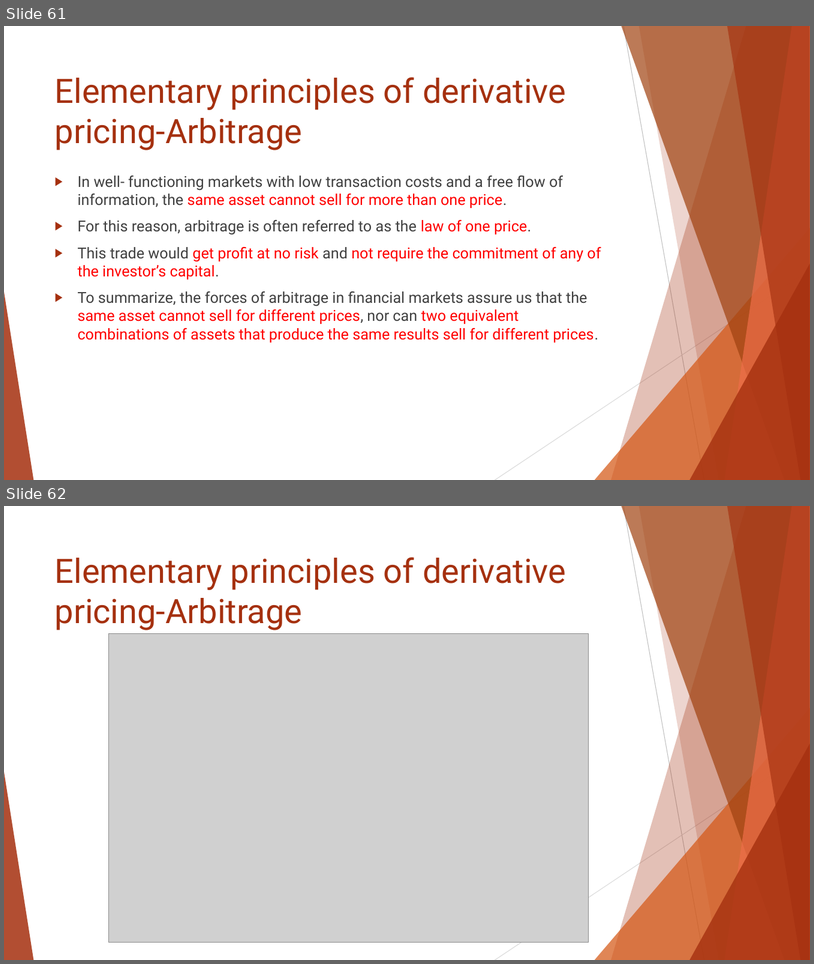
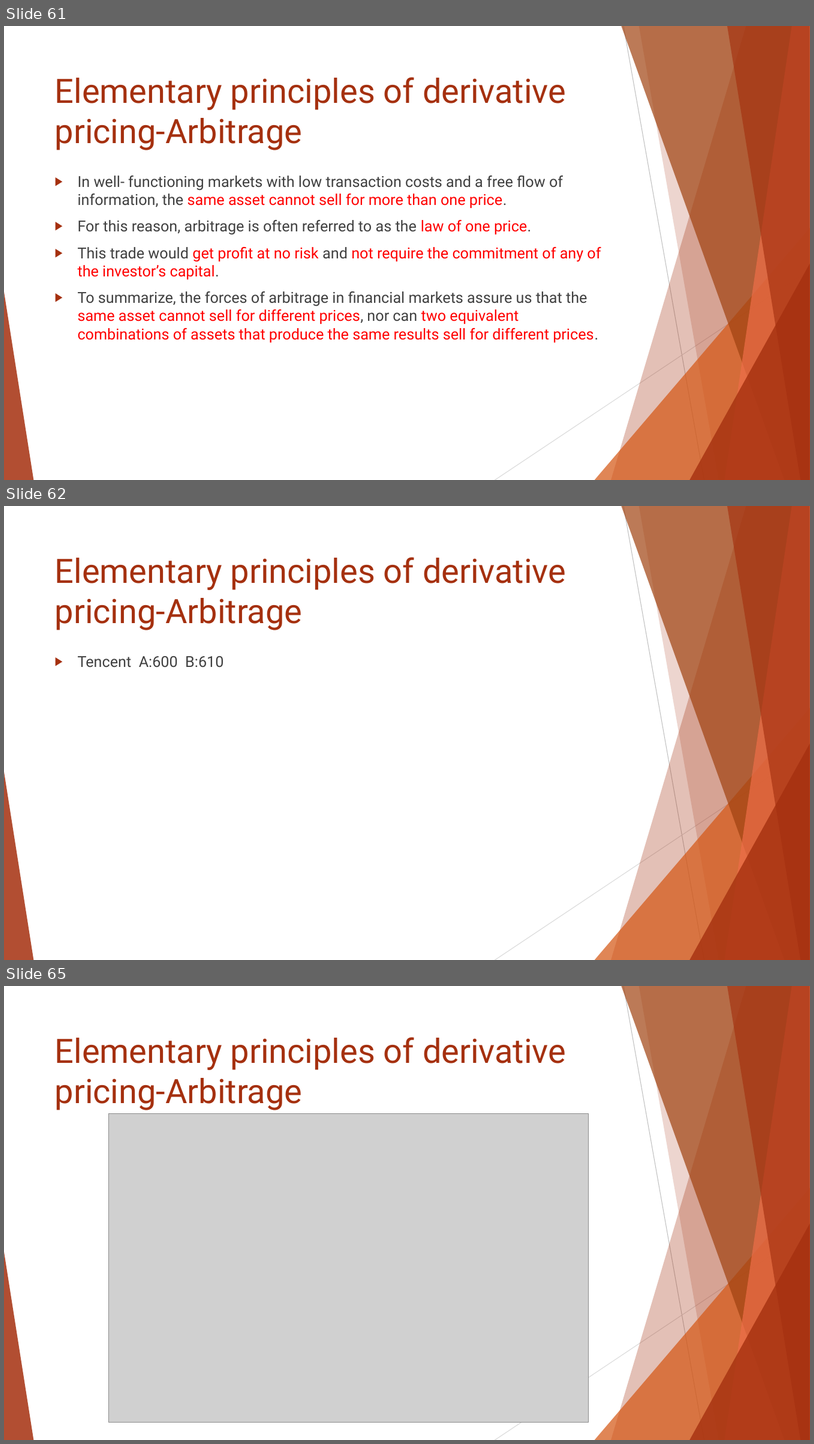
Before and after one commit to Isco0530/data, a slide deck: Reading 45.pptx. Shown one above the other, each under a label of ours: slides 61 and 62 before the commit, slides 61, 62 and 65 after it; the slides between them are not shown. The pictures are 814x964 and 814x1444 pixels, drawn with LibreOffice and Linux fonts; fonts in the diff are those of the drawing; grey boxes stand for pictures. Boxes give left, top, right and bottom in pixels: in the first picture for what was removed or moved away, otherwise in the second. Text is boxed around its words. In the diff, an @@ line names an element or a change of style, - is before the commit and + after.

```diff
--- a/Reading 45.pptx
+++ b/Reading 45.pptx
@@ slide 62 added at [4,506,810,960], background #FFFFFF; not listed: 10 template elements that a slide beside it also shows @@
@@ title added at [55,557,566,630], 40 pt, text #A5300F @@
+Elementary principles of derivative pricing-Arbitrage
@@ text added at [78,656,224,667], 18 pt, text #404040 @@
+▶ Tencent A:600 B:610
@@ what was slide 62 is now slide 65 @@
```
Also in this commit, not shown: 2 other slides added.
